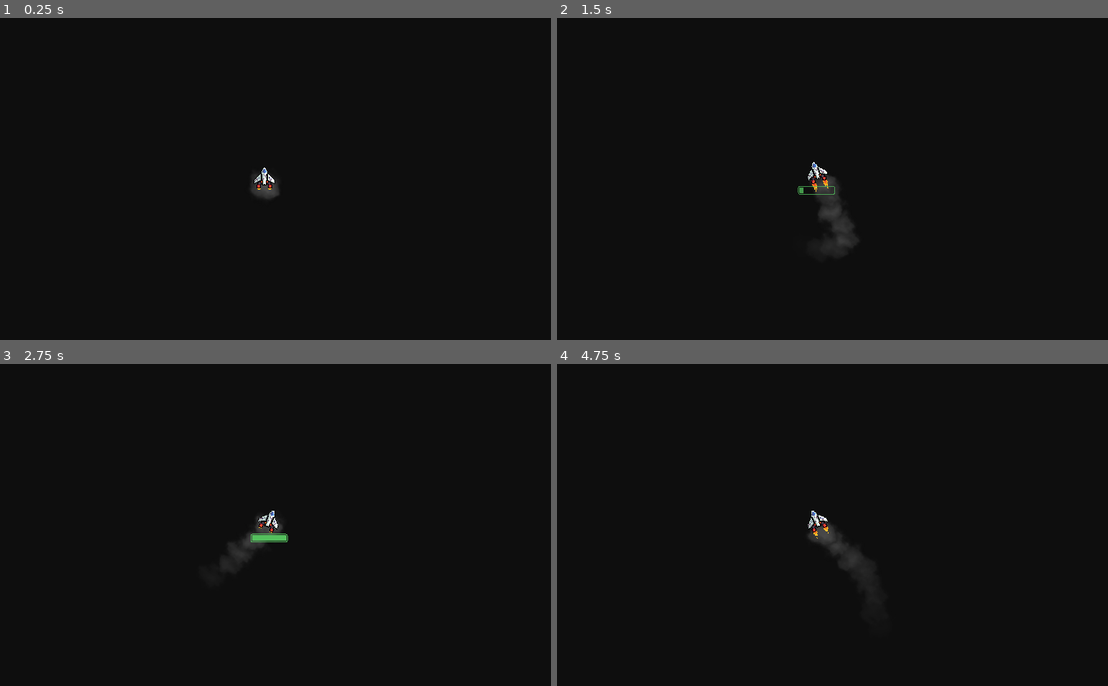
Above: before the commit, frames 1-4 (two rows, left to right).
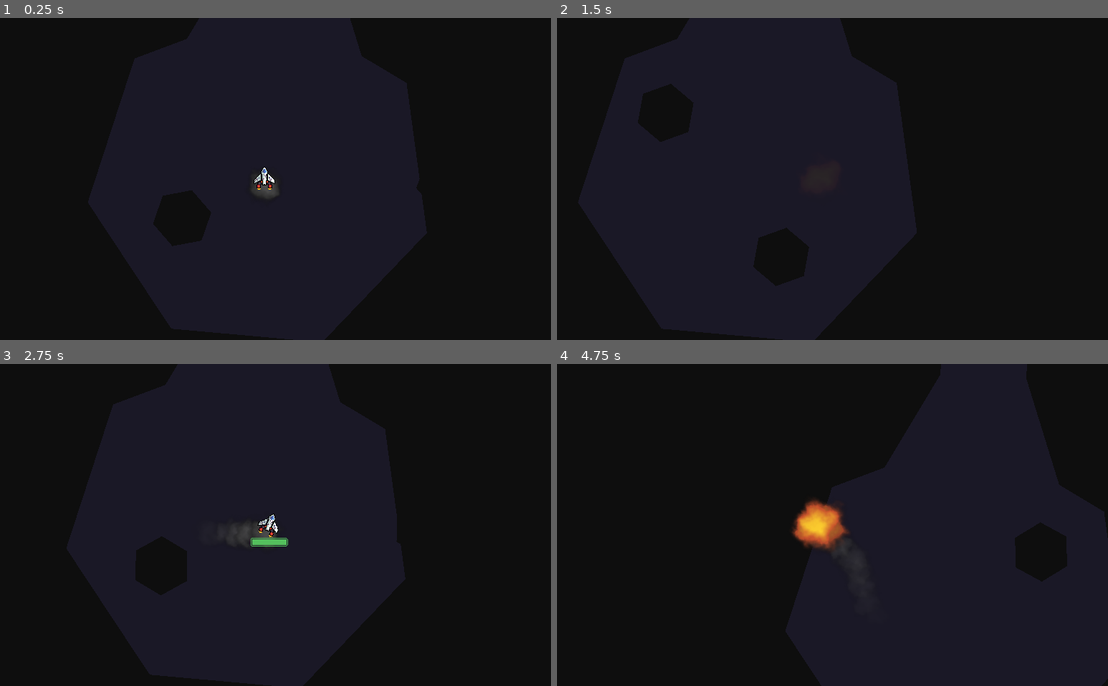
Above: after the commit, the same moments.

Repository: itsMapleLeaf/ldjam54
Game: Godot game, scene res://levels/end.tscn
The game is run twice, just before and just after one commit, with the same random seed, the same clock (stepped at 60 frames per second) and the same inputs. This scene is started directly instead of the project's main scene.
Inputs:
- Up to frame 1 (0.25 s): no input
- Up to frame 2 (1.5 s): hold D (strafe_right) 0.53-1.28 s; hold Space (boost) 0.53-1.28 s; hold A (strafe_left) from 1.28 s (still down); tap Space (boost) at 1.35 s
- Up to frame 3 (2.75 s): release A (strafe_left) at 2.03 s; hold D (strafe_right) from 2.03 s (still down); hold Space (boost) from 2.03 s (still down)
- Up to frame 4 (4.75 s): release Space (boost) at 2.78 s; tap Space (boost) at 2.85, 4.35 s; release D (strafe_right) at 3.53 s; hold Space (boost) 3.53-4.28 s; hold A (strafe_left) from 3.53 s (still down)

The runs differ from the first frame. In frame 2, 0.6% of the frame differs, in the area x 43-56%, y 44-76%; in frame 3, 0.9%; in frame 4, 1.3%, in the area x 42-62%, y 42-78%.

Commit message:
why are you over here

Diff:
--- a/levels/end.tscn
+++ b/levels/end.tscn
@@ -115,11 +115,11 @@
 position = Vector2(237, 331)
 
 [node name="PathFollow2D" parent="HellCluster/Path2D" index="0"]
-position = Vector2(-474.899, -295.751)
-progress = 75.4331
+position = Vector2(-31.487, -348.639)
+progress = 599.377
 
 [node name="Rotation" parent="HellCluster/Path2D/PathFollow2D" index="0"]
-rotation = -3460.1
+rotation = -93.2425
 
 [node name="RegularCollisionPolygon2D" parent="HellCluster/Path2D/PathFollow2D/Rotation/LevelObstacle" index="1"]
 polygon = PackedVector2Array(0, -40, 34.641, -20, 34.641, 20, -3.49691e-06, 40, -34.641, 20, -34.641, -20)
@@ -128,11 +128,11 @@
 position = Vector2(-408, 42)
 
 [node name="PathFollow2D" parent="HellCluster/Path2D2" index="0"]
-position = Vector2(-246.52, -206.273)
-progress = 331.06
+position = Vector2(-511.643, -344.408)
+progress = 14.3769
 
 [node name="Rotation" parent="HellCluster/Path2D2/PathFollow2D" index="0"]
-rotation = -3460.1
+rotation = -93.2425
 
 [node name="RegularCollisionPolygon2D" parent="HellCluster/Path2D2/PathFollow2D/Rotation/LevelObstacle" index="1"]
 polygon = PackedVector2Array(0, -40, 34.641, -20, 34.641, 20, -3.49691e-06, 40, -34.641, 20, -34.641, -20)
@@ -141,11 +141,11 @@
 position = Vector2(158, -346)
 
 [node name="PathFollow2D" parent="HellCluster/Path2D3" index="0"]
-position = Vector2(-8.71957, -405.854)
-progress = 661.06
+position = Vector2(-233.354, -208.264)
+progress = 344.377
 
 [node name="Rotation" parent="HellCluster/Path2D3/PathFollow2D" index="0"]
-rotation = -3460.1
+rotation = -93.2425
 
 [node name="RegularCollisionPolygon2D" parent="HellCluster/Path2D3/PathFollow2D/Rotation/LevelObstacle" index="1"]
 polygon = PackedVector2Array(0, -40, 34.641, -20, 34.641, 20, -3.49691e-06, 40, -34.641, 20, -34.641, -20)
@@ -160,16 +160,16 @@
 curve = SubResource("Curve2D_ervwh")
 
 [node name="PathFollow2D" type="PathFollow2D" parent="HellCluster2/HellClusterObstacle"]
-position = Vector2(-5.62289, -417.287)
+position = Vector2(-91.4883, -272.722)
 rotation = -0.523823
-progress = 672.906
+progress = 502.019
 rotates = false
 cubic_interp = false
 script = ExtResource("7_tkpah")
 follow_speed_pixels = 300.0
 
 [node name="Rotation" type="Node2D" parent="HellCluster2/HellClusterObstacle/PathFollow2D"]
-rotation = -3460.1
+rotation = -93.2425
 script = ExtResource("8_4prnx")
 speed = -2.64
 
@@ -193,9 +193,9 @@
 curve = SubResource("Curve2D_ervwh")
 
 [node name="PathFollow2D" type="PathFollow2D" parent="HellCluster2/HellClusterObstacle2"]
-position = Vector2(6.28835, -530.502)
+position = Vector2(-444.826, -266.587)
 rotation = -0.523823
-progress = 787.094
+progress = 117.355
 rotates = false
 cubic_interp = false
 script = ExtResource("7_tkpah")
@@ -203,7 +203,7 @@
 offset_pixels = 1460.0
 
 [node name="Rotation" type="Node2D" parent="HellCluster2/HellClusterObstacle2/PathFollow2D"]
-rotation = -3460.1
+rotation = -93.2425
 script = ExtResource("8_4prnx")
 speed = -2.64
 
@@ -231,7 +231,6 @@
 position = Vector2(5305, 528)
 
 [node name="Player" parent="." instance=ExtResource("4_1df2n")]
-position = Vector2(2196, -72)
 
 [editable path="HellCluster"]
 [editable path="HellCluster/Path2D"]
